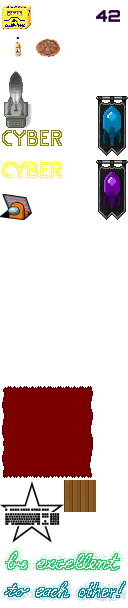
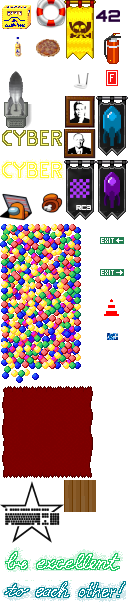
Layer changes from the first 128x608 image to the second:
painted on "42" over [35, 0, 121, 192]
painted on "2eachother" over [1, 256, 124, 383]
painted on "mate" over [35, 0, 121, 128]
showed "baellebad" over [0, 176, 124, 383]
showed "amongus" over [0, 0, 124, 383]
showed "router2" over [64, 70, 118, 193]
showed "leer" over [65, 70, 118, 128]
added layer "safety-cone" above "first-aid-kit" over [64, 256, 124, 369]
added layer "first-aid-kit" above "rettungsring" over [1, 256, 124, 383]
showed "rettungsring", painted on it over [35, 0, 121, 208]
added layer "f-sign" above "exit-left" over [64, 70, 124, 369]
added layer "exit-left" above "exit-right" over [64, 192, 124, 320]
added layer "exit-right" above "rc3banner" over [64, 256, 124, 320]
showed "rc3banner" over [32, 126, 124, 254]
showed "wolfgang" over [41, 80, 118, 208]
showed "zensursula" over [64, 49, 119, 177]
added layer "feuerloescher" above "flagge" over [0, 0, 124, 383]
showed "flagge" over [35, 0, 121, 89]
renamed "Malebene 1(eingefügt)" to "holzboden", painted on it over [1, 256, 124, 383]
painted on "fairydust" over [0, 0, 124, 383]
